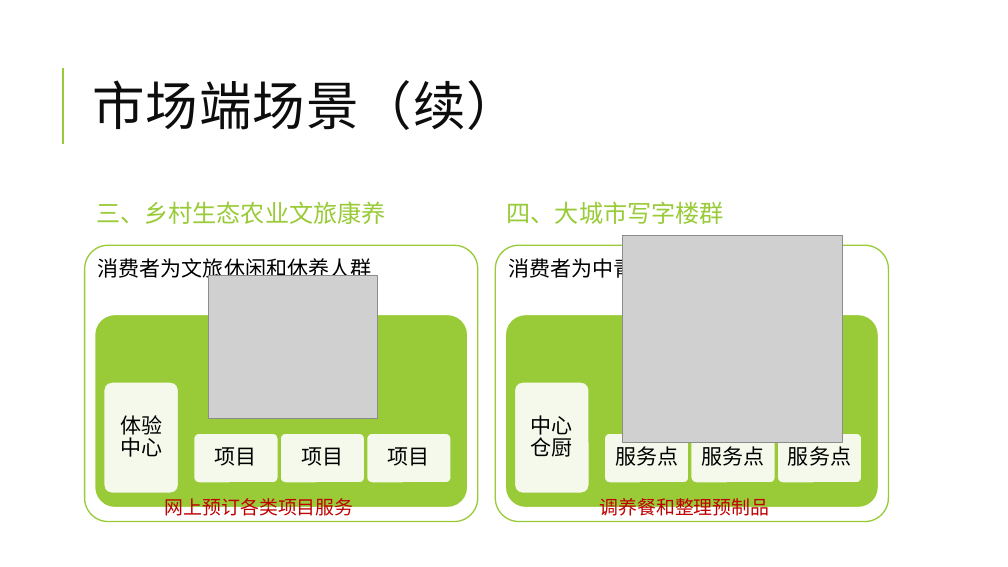
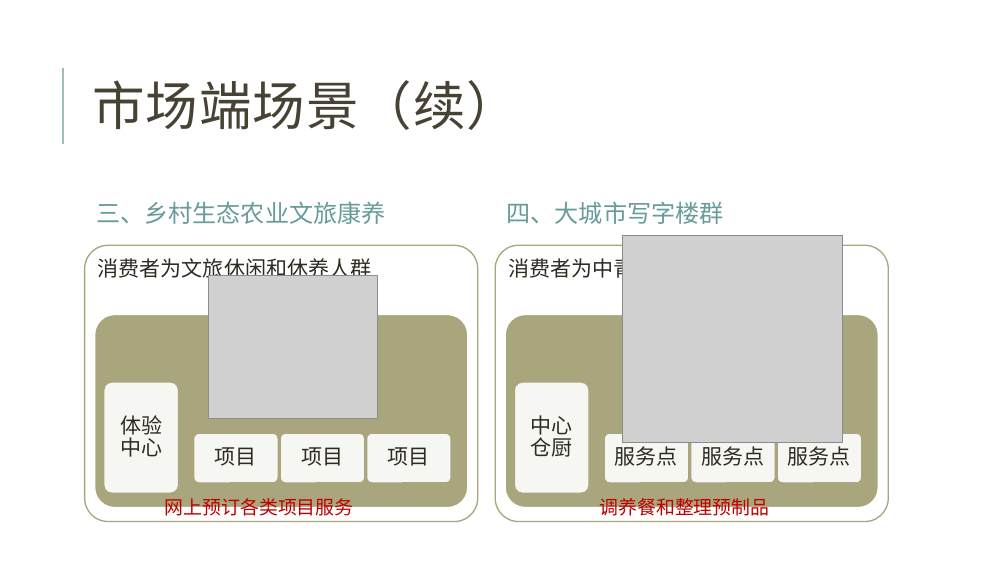
Before and after one commit to jzgi/chainsmart, a slide deck: slide 13 of Docs/品链供销平台.pptx. Drawn at 1008x567 pixels with LibreOffice and Linux fonts; fonts in the diff are those of the drawing; grey boxes stand for pictures. Boxes give left, top, right and bottom in pixels: in the first picture for what was removed or moved away, otherwise in the second. Text is boxed around its words. In the diff, an @@ line names an element or a change of style, - is before the commit and + after.

```diff
--- a/Docs/品链供销平台.pptx
+++ b/Docs/品链供销平台.pptx
@@ title "市场端场景（续）" at box(92, 80, 519, 130): text colour #0D0D0D to #474233 @@
@@ line (63, 144) - (63, 68): stroke #99CB38 1.5 pt to #9CBEBD 1.5 pt @@
@@ text "三、乡村生态农业文旅康养" at box(96, 201, 386, 224): text colour #99CB38 to #689C9A @@
@@ text "四、大城市写字楼群" at box(507, 201, 724, 224): text colour #99CB38 to #689C9A @@
@@ rounded rectangle at box(95, 315, 468, 508): fill #99CB38 to #A9A57C @@
@@ rounded rectangle at box(505, 315, 879, 508): fill #99CB38 to #A9A57C @@
@@ rounded rectangle at box(187, 383, 458, 494): fill #99CB38 to #A9A57C; outline #99CB38 1.5 pt to #A9A57C 1.5 pt @@
@@ outline #99CB38 1.25 pt to #A9A57C 1.25 pt in 10 elements at box(85, 245, 478, 521), box(104, 382, 178, 493), box(194, 433, 278, 483), box(281, 433, 365, 483), box(367, 433, 451, 483), box(495, 245, 889, 521), box(604, 433, 689, 483), box(691, 433, 776, 483), box(777, 433, 862, 483), box(514, 382, 589, 493) @@
@@ text colour #000000 to #2E2B21 in 10 elements at box(98, 258, 371, 281), box(120, 415, 162, 457), box(215, 447, 257, 466), box(301, 447, 343, 466), box(388, 447, 430, 466), box(508, 255, 760, 281), box(615, 446, 678, 466), box(701, 446, 764, 466), box(788, 446, 851, 466), box(531, 415, 573, 457) @@
@@ rounded rectangle at box(597, 383, 869, 494): fill #99CB38 to #A9A57C; outline #99CB38 1.5 pt to #A9A57C 1.5 pt @@
```
Also in this commit, not shown: 27 other slides changed, 13 other files.
